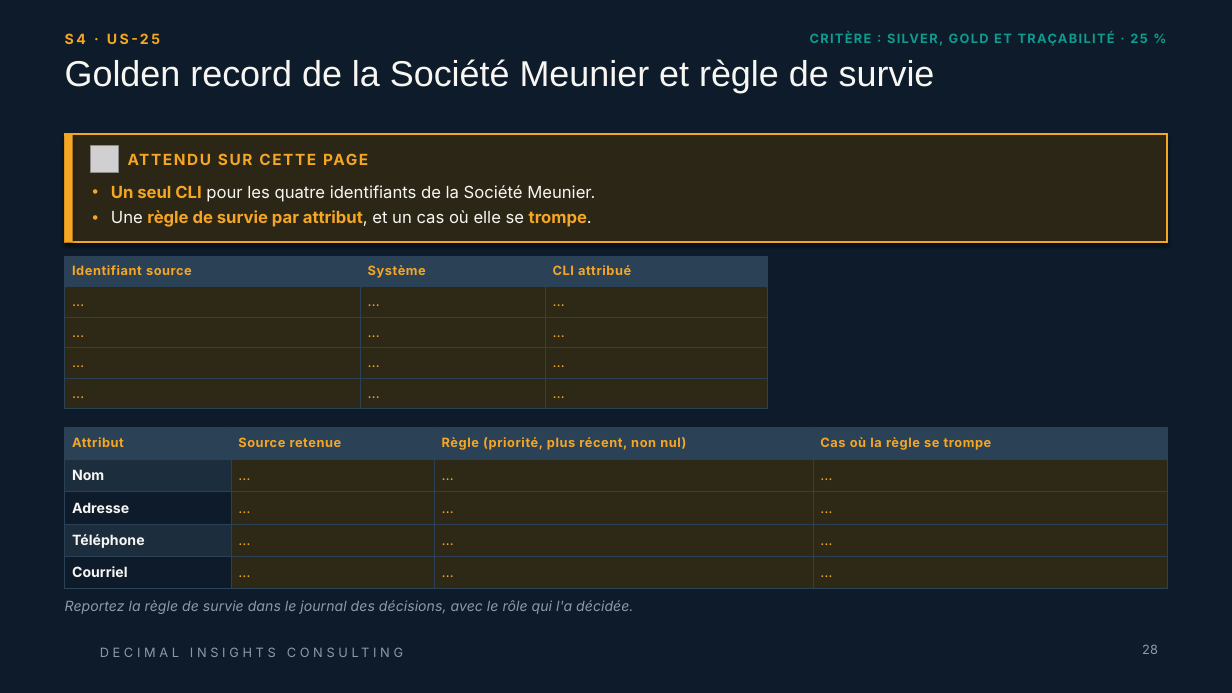
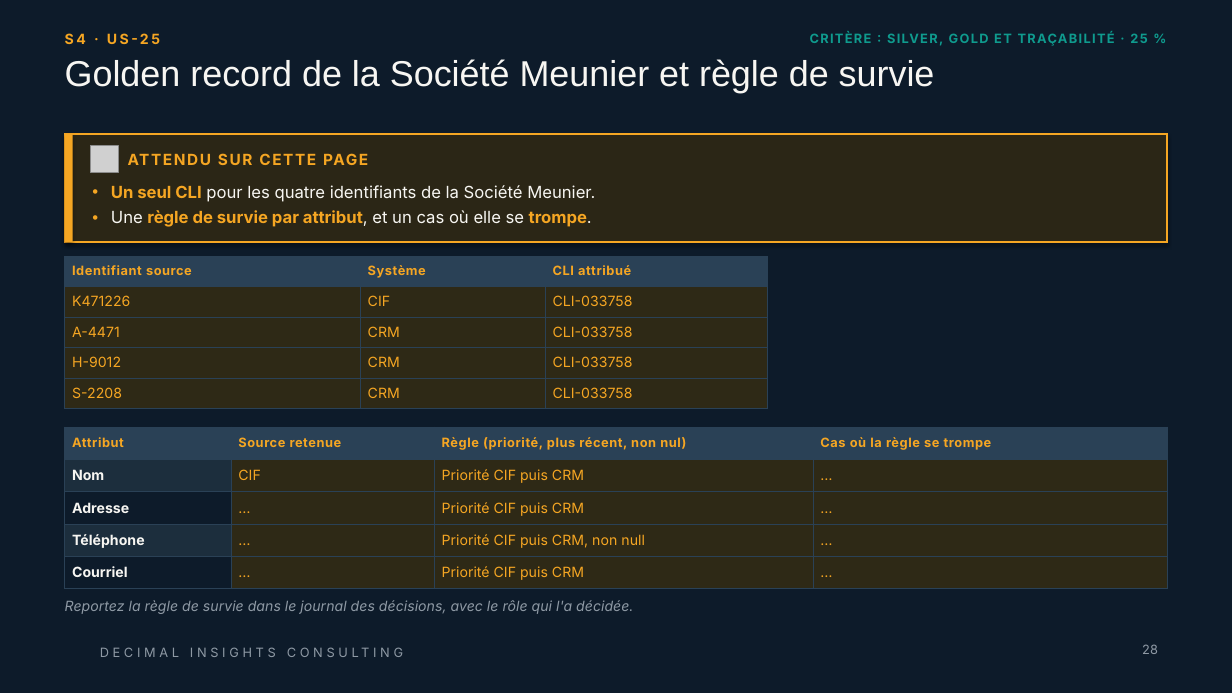
Before and after one commit to 0TRDavid/td-qualite-g00, a slide deck: slide 28 of livrables/Livrable_Groupe_TD_AssurConnect.pptx. Drawn at 1232x693 pixels with LibreOffice and Linux fonts; fonts in the diff are those of the drawing; grey boxes stand for pictures; background and template pictures are left out. Boxes give left, top, right and bottom in pixels: in the first picture for what was removed or moved away, otherwise in the second. Text is boxed around its words. In the diff, an @@ line names an element or a change of style, - is before the commit and + after.

```diff
--- a/livrables/Livrable_Groupe_TD_AssurConnect.pptx
+++ b/livrables/Livrable_Groupe_TD_AssurConnect.pptx
@@ table at [65,256,767,409] @@
-row 2: … | … | …
+row 2: K471226 | CIF | CLI-033758
-row 3: … | … | …
+row 3: A-4471 | CRM | CLI-033758
-row 4: … | … | …
+row 4: H-9012 | CRM | CLI-033758
-row 5: … | … | …
+row 5: S-2208 | CRM | CLI-033758
@@ table at [65,427,1167,589] @@
-row 2, column 2: …
+row 2, column 2: CIF
-row 2, column 3: …
+row 2, column 3: Priorité CIF puis CRM
-row 3, column 3: …
+row 3, column 3: Priorité CIF puis CRM
-row 4, column 3: …
+row 4, column 3: Priorité CIF puis CRM, non null
-row 5, column 3: …
+row 5, column 3: Priorité CIF puis CRM
```
Also in this commit, not shown: 13 other slides changed, 1 other file.
